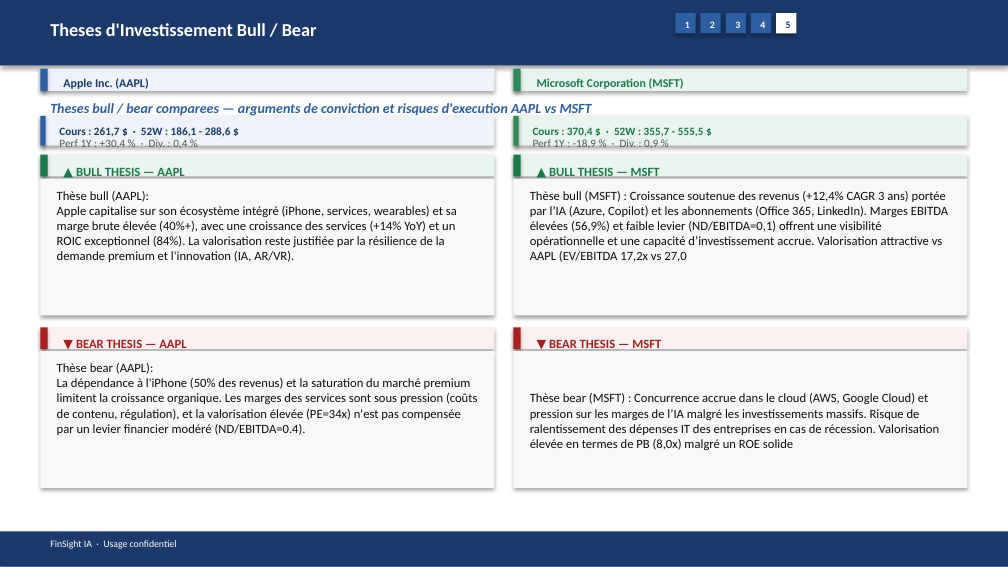
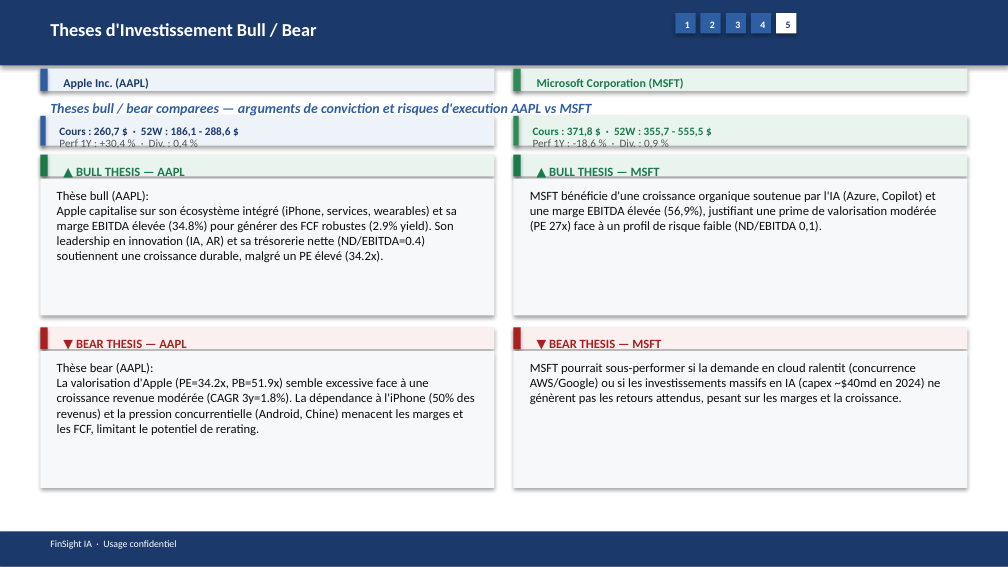
Before and after one commit to baptistejeh07-art/finsight-ia, a slide deck: slide 19 of preview/AAPL_vs_MSFT/AAPL_vs_MSFT_comparison.pptx. Drawn at 1008x567 pixels with LibreOffice and Linux fonts; fonts in the diff are those of the drawing. Boxes give left, top, right and bottom in pixels: in the first picture for what was removed or moved away, otherwise in the second. Text is boxed around its words. In the diff, an @@ line names an element or a change of style, - is before the commit and + after.

Commit message:
chore(preview): comparatif AAPL_vs_MSFT outputs

```diff
--- a/preview/AAPL_vs_MSFT/AAPL_vs_MSFT_comparison.pptx
+++ b/preview/AAPL_vs_MSFT/AAPL_vs_MSFT_comparison.pptx
@@ text at (59,127,231,137): text changed @@
-Cours : 261,7 $ · 52W : 186,1 - 288,6 $
+Cours : 260,7 $ · 52W : 186,1 - 288,6 $
@@ text at (533,127,704,137): text changed @@
-Cours : 370,4 $ · 52W : 355,7 - 555,5 $
+Cours : 371,8 $ · 52W : 355,7 - 555,5 $
@@ text at (57,191,457,262): text changed @@
-Thèse bull (AAPL):
-Apple capitalise sur son écosystème intégré (iPhone, services, wearables) et sa marge brute élevée (40%+), avec une croissance des services (+14% YoY) et un ROIC exceptionnel (84%). La valorisation reste justifiée par la résilience de la demande premium et l'innovation (IA, AR/VR).
+Thèse bull (AAPL):
+Apple capitalise sur son écosystème intégré (iPhone, services, wearables) et sa marge EBITDA élevée (34.8%) pour générer des FCF robustes (2.9% yield). Son leadership en innovation (IA, AR) et sa trésorerie nette (ND/EBITDA=0.4) soutiennent une croissance durable, malgré un PE élevé (34.2x).
@@ text at (530,191,936,232): text changed @@
-Thèse bull (MSFT) : Croissance soutenue des revenus (+12,4% CAGR 3 ans) portée par l’IA (Azure, Copilot) et les abonnements (Office 365, LinkedIn). Marges EBITDA élevées (56,9%) et faible levier (ND/EBITDA=0,1) offrent une visibilité opérationnelle et une capacité d’investissement accrue. Valorisation attractive vs AAPL (EV/EBITDA 17,2x vs 27,0
+MSFT bénéficie d'une croissance organique soutenue par l'IA (Azure, Copilot) et une marge EBITDA élevée (56,9%), justifiant une prime de valorisation modérée (PE 27x) face à un profil de risque faible (ND/EBITDA 0,1).
@@ text at (57,363,475,435): text changed @@
-Thèse bear (AAPL):
-La dépendance à l'iPhone (50% des revenus) et la saturation du marché premium limitent la croissance organique. Les marges des services sont sous pression (coûts de contenu, régulation), et la valorisation élevée (PE=34x) n'est pas compensée par un levier financier modéré (ND/EBITDA=0.4).
+Thèse bear (AAPL):
+La valorisation d'Apple (PE=34.2x, PB=51.9x) semble excessive face à une croissance revenue modérée (CAGR 3y=1.8%). La dépendance à l'iPhone (50% des revenus) et la pression concurrentielle (Android, Chine) menacent les marges et les FCF, limitant le potentiel de rerating.
@@ text at (530,363,941,404): text changed @@
-Thèse bear (MSFT) : Concurrence accrue dans le cloud (AWS, Google Cloud) et pression sur les marges de l’IA malgré les investissements massifs. Risque de ralentissement des dépenses IT des entreprises en cas de récession. Valorisation élevée en termes de PB (8,0x) malgré un ROE solide
+MSFT pourrait sous-performer si la demande en cloud ralentit (concurrence AWS/Google) ou si les investissements massifs en IA (capex ~$40md en 2024) ne génèrent pas les retours attendus, pesant sur les marges et la croissance.
```
Also in this commit, not shown: 12 other slides changed, 2 other files.
